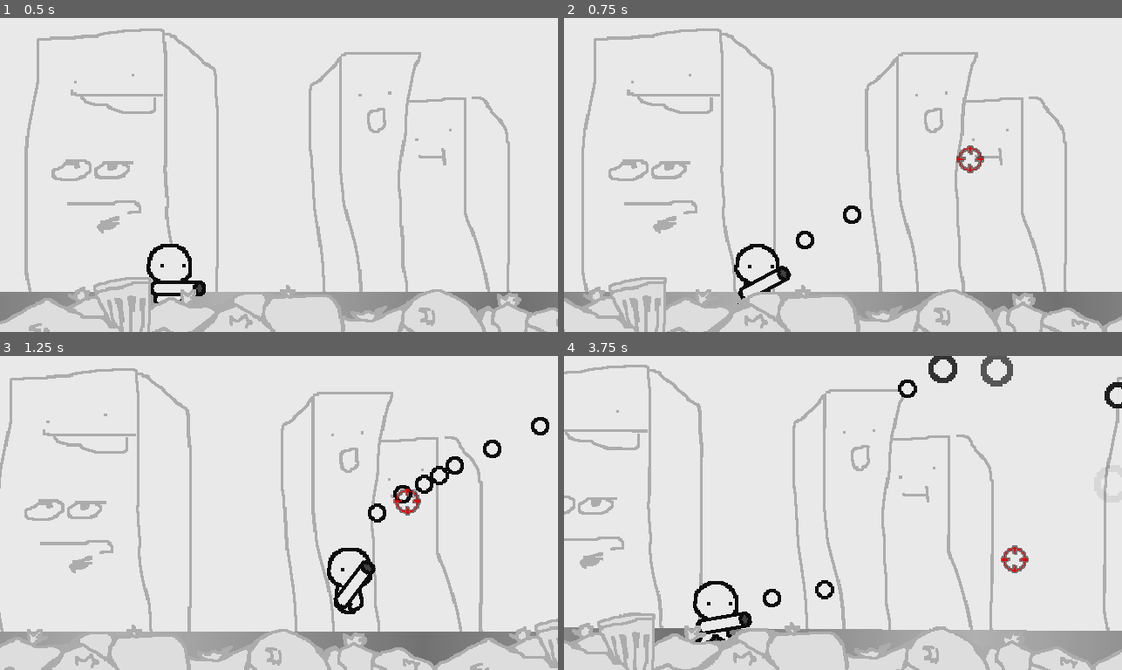
Above: before the commit, frames 1-4 (two rows, left to right).
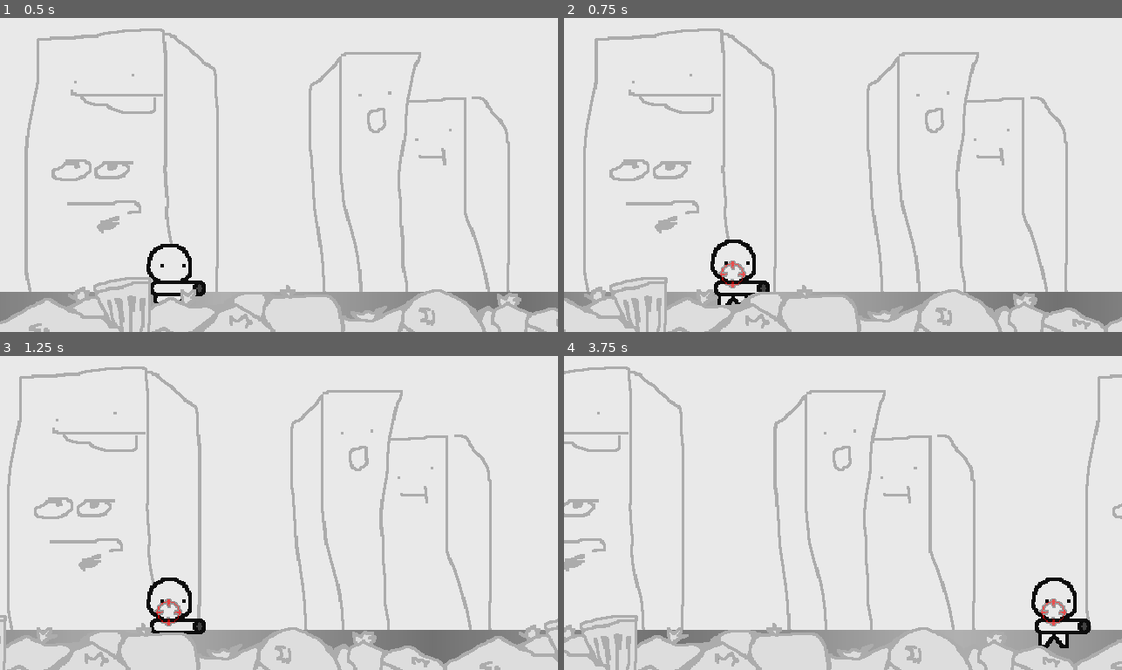
Above: after the commit, the same moments.

Repository: dranik544/explanation-overdue
Game: Godot game, scene res://scenes/main.tscn
Two runs of this game, one before a commit and one after it. Both use one fixed random seed, a clock stepped at 60 frames per second and the inputs below.
Inputs (mouse positions are in pixels of both pictures, inside the frame that each line leads up to):
- Up to frame 1 (0.5 s): no input
- Up to frame 2 (0.75 s): tap Enter at 0.5 s; move the mouse to (965, 159) at 0.52 s; press the mouse at (965, 159) at 0.53 s; hold D (RIGHT) from 0.53 s (still down)
- Up to frame 3 (1.25 s): keep holding D (RIGHT); tap W (JUMP) at 0.77 s
- Up to frame 4 (3.75 s): release D (RIGHT) at 1.25 s; release the mouse at (965, 497) at 1.25 s; drag from (731, 528) to (1105, 425) at 1.27 s; move the mouse to (898, 443) at 2.02 s; press the mouse at (898, 443) at 2.03 s; hold A (LEFT) 2.03-2.75 s; release the mouse at (898, 443) at 2.75 s; drag from (815, 575) to (926, 368) at 2.77 s; move the mouse to (1010, 560) at 3.52 s; press the mouse at (1010, 560) at 3.53 s; hold D (RIGHT) from 3.53 s (still down)

Frame 1 is identical in both runs. In frame 2, 5.4% of the frame differs, in the area x 0-100%, y 3-100%; in frame 3, 14%; in frame 4, 16%, in the area x 0-100%, y 0-100%.

Commit message:
небольшие изменения в управлении

Diff:
--- a/global.gd
+++ b/global.gd
@@ -49,12 +49,12 @@
 var multiplierBlockPoolMaxInterval: float =           1.0
 
 # --- настройки ---
-var sensivityMove: float = 1.5
+var sensivityMove: float = 2.5
 var sensivityAim: float = 1.5
 var aimGamepadDeadZone: float = 0.2
 var enableAnimations: bool = true
 var enableShakeScreen: bool = true
-var forceInputTypeSelect: int = -1
+var forceInputTypeSelect: int = 0
 
 
 func resetLocationData():
--- a/scenes/player/player.gd
+++ b/scenes/player/player.gd
@@ -166,7 +166,7 @@
 	elif event is InputEventScreenDrag and touchMoveActive:
 		touchMoveDragOffset.x = (event.position.x - touchMoveStart.x) * Global.sensivityMove
 
-		if touchMoveStart.y - event.position.y > get_viewport_rect().size.y / 4 / Global.sensivityMove and is_on_floor():
+		if touchMoveStart.y - event.position.y > get_viewport_rect().size.y / 2 / Global.sensivityMove and is_on_floor():
 			velocity.y = jumpVelocity
 			touchMoveStart.y = event.position.y
 
